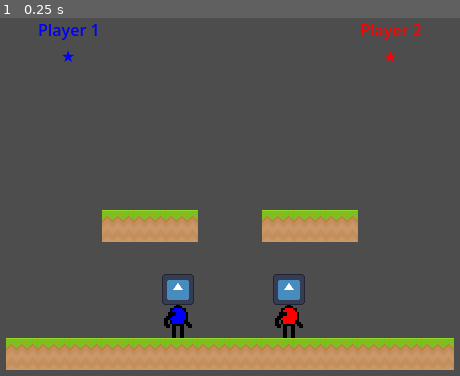
Above: before the commit, frame 1.
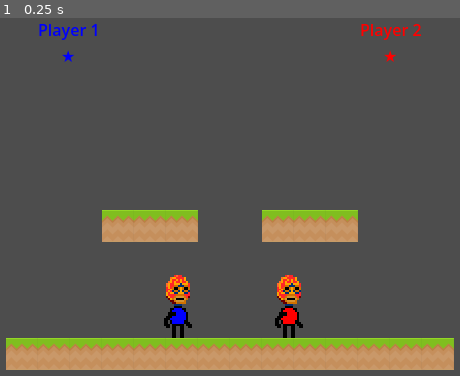
Above: after the commit, the same moment.

Repository: doctor-g/GGJ26
Game: Godot game, scene res://world/world.tscn
Same seed, same stepped clock (60 frames per second), same inputs: the game is played once before the commit and once after it. The engine's default icon, where the game draws it, is replaced by a stand-in: a white triangle on a blue panel in a dark square.
Inputs:
- Up to frame 1 (0.25 s): no input

The runs differ from the first frame. In frame 1, 0.9% of the frame differs, in the area x 35-67%, y 71-81%.

Commit message:
Replace head

Diff:
--- a/project/guy/guy.tscn
+++ b/project/guy/guy.tscn
@@ -1,15 +1,15 @@
 [gd_scene format=3 uid="uid://bchk8uca8q32o"]
 
-[ext_resource type="Texture2D" uid="uid://cftllq6l7xclt" path="res://icon.svg" id="1_8h3iv"]
 [ext_resource type="Script" uid="uid://b7su6taplbutt" path="res://guy/guy.gd" id="1_o5w3i"]
 [ext_resource type="PackedScene" uid="uid://dm8uom6ics47q" path="res://guy/body_sprite.tscn" id="2_vupqh"]
 [ext_resource type="Shader" uid="uid://bn521wm6yugko" path="res://guy/body.gdshader" id="3_jtfwu"]
 [ext_resource type="Texture2D" uid="uid://dt6l4lqua3e4u" path="res://guy/push.png" id="3_ynse4"]
+[ext_resource type="Texture2D" uid="uid://cqugpn8tpq047" path="res://guy/mask_luchador.png" id="4_jtfwu"]
 
 [sub_resource type="RectangleShape2D" id="RectangleShape2D_ihqf1"]
 size = Vector2(32, 64)
 
-[sub_resource type="ShaderMaterial" id="ShaderMaterial_jtfwu"]
+[sub_resource type="ShaderMaterial" id="ShaderMaterial_a17s0"]
 resource_local_to_scene = true
 shader = ExtResource("3_jtfwu")
 shader_parameter/origin = Color(1, 1, 1, 1)
@@ -30,13 +30,14 @@
 
 [node name="BodySprite" parent="." unique_id=324161803 instance=ExtResource("2_vupqh")]
 unique_name_in_owner = true
-material = SubResource("ShaderMaterial_jtfwu")
+material = SubResource("ShaderMaterial_a17s0")
 position = Vector2(0, -20)
 
 [node name="HeadSprite" type="Sprite2D" parent="." unique_id=2117563986]
-position = Vector2(-9.536743e-07, -48.5)
-scale = Vector2(0.25, 0.2421875)
-texture = ExtResource("1_8h3iv")
+texture_filter = 1
+position = Vector2(-9.536743e-07, -47.500004)
+scale = Vector2(2, 1.936)
+texture = ExtResource("4_jtfwu")
 
 [node name="HorizontalPush" type="Area2D" parent="." unique_id=309215542]
 unique_name_in_owner = true
